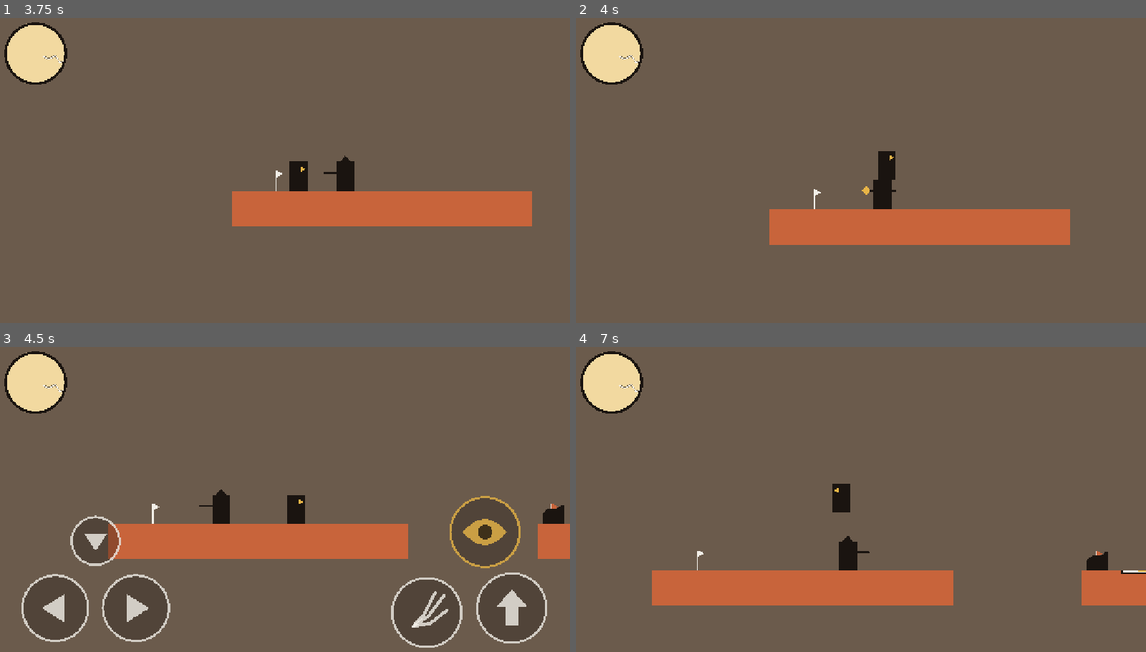
Above: before the commit, frames 1-4 (two rows, left to right).
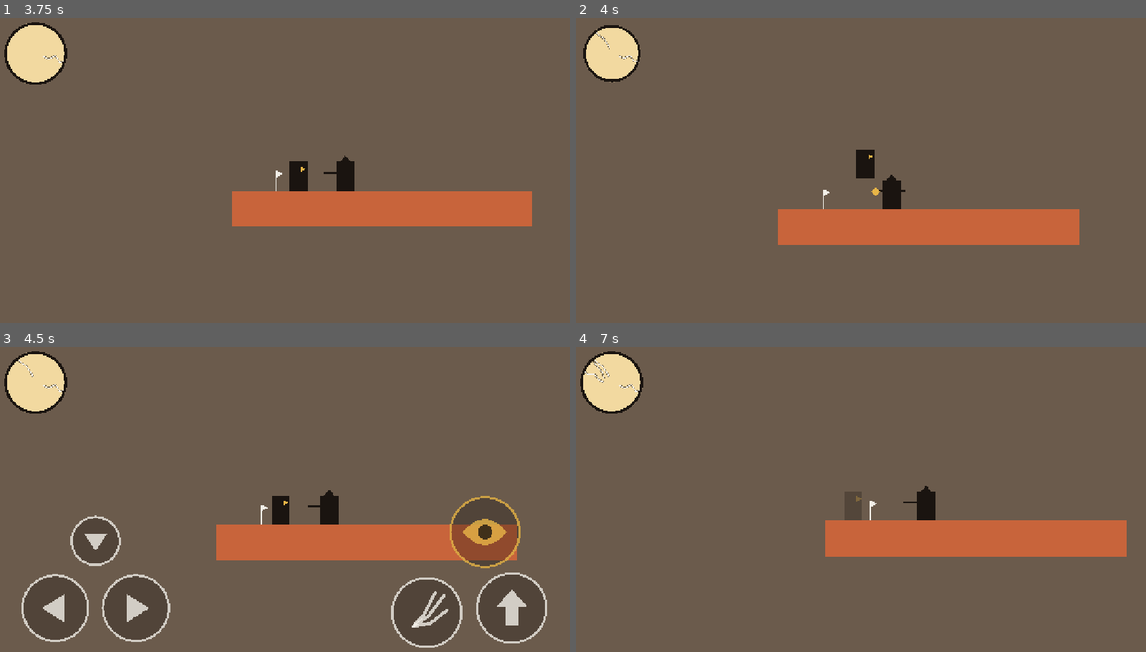
Above: after the commit, the same moments.

Repository: sphilius/medusas-price
Game: Godot game, scene res://scenes/test_room.tscn
The game is run twice, just before and just after one commit, with the same random seed, the same clock (stepped at 60 frames per second) and the same inputs.
Inputs (mouse positions are in pixels of both pictures, inside the frame that each line leads up to):
- Up to frame 1 (3.75 s): tap Enter at 0.5 s; move the mouse to (410, 161) at 0.52 s; hold D (move_right) 0.53-1.25 s; hold Shift (run) 0.53-1.25 s; click (410, 161) at 0.67 s; tap Space (jump) at 0.77, 1.07 s; tap J (whip) at 0.8 s; drag from (171, 191) to (307, 228) at 1.27 s; move the mouse to (342, 106) at 2.02 s; hold A (move_left) 2.03-2.75 s; hold Space (jump) 2.03-2.75 s; tap Shift (run) at 2.3 s; drag from (256, 240) to (114, 127) at 2.77 s; move the mouse to (456, 225) at 3.52 s; hold D (move_right) from 3.53 s (still down); hold Shift (run) from 3.53 s (still down)
- Up to frame 2 (4 s): keep holding D (move_right); keep holding Shift (run); tap Space (jump) at 3.77, 3.8 s
- Up to frame 3 (4.5 s): tap Space (jump) at 4.07 s; release D (move_right) at 4.25 s; release Shift (run) at 4.25 s; drag from (114, 456) to (319, 511) at 4.27 s
- Up to frame 4 (7 s): move the mouse to (889, 505) at 5.02 s; hold D (move_right) 5.03-5.75 s; hold Shift (run) 5.03-5.75 s; click (889, 505) at 5.17 s; tap J (whip) at 5.3 s; drag from (775, 423) to (798, 502) at 5.77 s; move the mouse to (986, 490) at 6.52 s; hold A (move_left) from 6.53 s (still down); hold Space (jump) from 6.53 s (still down); tap Shift (run) at 6.8 s

Frame 1 is identical in both runs. In frame 2, 1.9% of the frame differs, in the area x 0-89%, y 1-75%; in frame 3, 6.2%; in frame 4, 15%, in the area x 1-100%, y 4-85%.

Commit message:
Make enemy bodies solid and hurt Medusa on touch
Running past a hoplite or leaper now stops her and costs a crack; a
replacement leaper waits until she is clear of its spawn point.

Co-Authored-By: Claude Opus 5.5 <noreply@anthropic.com>

Diff:
--- a/autoload/balance.gd
+++ b/autoload/balance.gd
@@ -257,6 +257,13 @@
 ## Half the standing enemy body width / height (px), the ledge probe's origin.
 const ENEMY_HALF_WIDTH: float = 20.0
 const ENEMY_HALF_HEIGHT: float = 32.0
+## Enemy bodies are solid to Medusa (she can't run through them) and touching one hurts.
+## The touch zone is the body grown by this many px on every side, so a body pressed
+## flat against hers still counts as touching. A whip-staggered enemy blocks but is harmless.
+const ENEMY_CONTACT_MARGIN: float = 2.0
+## A replacement leaper (owed after a pit fall) waits until Medusa is at least this many
+## BL from its spawn point, so it never appears inside her.
+const LEAPER_RESPAWN_CLEARANCE_BL: float = 2.0
 ## Size (px) of the hoplite's gold wind-up glint.
 const HOPLITE_GLINT_SIZE: float = 10.0
 ## Hoplite art geometry, matching scenes/enemies/hoplite.tscn: the Glint
--- a/scenes/enemies/leaper.tscn
+++ b/scenes/enemies/leaper.tscn
@@ -1,12 +1,9 @@
-[gd_scene load_steps=4 format=3]
+[gd_scene load_steps=3 format=3]
 
 [ext_resource type="Script" path="res://scripts/leaper.gd" id="1_leaper"]
 
 [sub_resource type="RectangleShape2D" id="Shape_body"]
 size = Vector2(48, 40)
-
-[sub_resource type="RectangleShape2D" id="Shape_contact"]
-size = Vector2(52, 44)
 
 [node name="Leaper" type="CharacterBody2D"]
 collision_layer = 4
@@ -24,10 +21,3 @@
 
 [node name="Head" type="Polygon2D" parent="Visual"]
 polygon = PackedVector2Array(8, -14, 22, -22, 24, -8, 12, -4)
-
-[node name="ContactHitbox" type="Area2D" parent="."]
-collision_layer = 0
-collision_mask = 2
-
-[node name="Shape" type="CollisionShape2D" parent="ContactHitbox"]
-shape = SubResource("Shape_contact")
--- a/scenes/player.tscn
+++ b/scenes/player.tscn
@@ -9,7 +9,7 @@
 
 [node name="Player" type="CharacterBody2D"]
 collision_layer = 2
-collision_mask = 9
+collision_mask = 13
 script = ExtResource("1_player")
 
 [node name="CollisionShape2D" type="CollisionShape2D" parent="."]
--- a/scripts/enemy_base.gd
+++ b/scripts/enemy_base.gd
@@ -3,6 +3,8 @@
 ## (tinted from black toward marble white), petrification into a Statue, and
 ## removal when it falls into a pit, and the whip's stagger + knockback. Enemies
 ## have no hp: they die only by petrify() or falling.
+## Bodies are solid to Medusa both ways (she masks enemies, enemies mask her), and a
+## ContactHitbox built in _ready lets subclasses hurt her on touch (check_contact).
 ## Expects a child Node2D named "Visual" holding the art. Placeholder art is drawn
 ## white so Visual.modulate alone sets its color.
 class_name Enemy
@@ -36,15 +38,50 @@
 ## The art. Flipped for facing, tinted for gaze progress, handed to the Statue.
 @onready var visual: Node2D = $Visual
 
+## Touch zone around the body (built in _ready); check_contact() reads it.
+var _contact: Area2D = null
 
+
+## _ready runs once when the enemy enters the scene tree (after its children are
+## ready). Subclasses that override it must call super._ready() first.
 func _ready() -> void:
 	collision_layer = Balance.PHYS_ENEMIES
-	collision_mask = Balance.PHYS_WORLD | Balance.PHYS_STATUES
+	# Masking the player too makes the block two-way: an enemy walking into a standing
+	# Medusa stops against her instead of sliding inside her body.
+	collision_mask = Balance.PHYS_WORLD | Balance.PHYS_STATUES | Balance.PHYS_PLAYER
 	gaze_hold_time = Balance.GAZE_HOLD_EYE_SHADING if eye_shading else Balance.GAZE_HOLD
 	visual.modulate = Balance.COLOR_BLACK
 	var body := get_node_or_null("CollisionShape2D") as CollisionShape2D
 	if body and body.shape is RectangleShape2D:
 		half_size = (body.shape as RectangleShape2D).size * 0.5
+	_build_contact_area()
+
+
+## An Area2D a little bigger than the body. Solid bodies never overlap, so an area the
+## exact body size would miss a touch; the margin catches bodies pressed together.
+func _build_contact_area() -> void:
+	_contact = Area2D.new()
+	_contact.name = "ContactHitbox"
+	_contact.collision_layer = 0  # detects only; nothing detects it
+	_contact.collision_mask = Balance.PHYS_PLAYER
+	var shape := RectangleShape2D.new()
+	shape.size = (half_size + Vector2.ONE * Balance.ENEMY_CONTACT_MARGIN) * 2.0
+	var holder := CollisionShape2D.new()
+	holder.shape = shape
+	_contact.add_child(holder)
+	add_child(_contact)
+
+
+## Subclasses call this after move_and_slide(): touching Medusa costs her a crack and
+## knocks her back (her invulnerable window stops repeat hits). Staggered enemies and
+## statues never hurt. The hit names this enemy's type, e.g. "hoplite".
+func check_contact() -> void:
+	if _petrified or is_staggered():
+		return
+	for node in _contact.get_overlapping_bodies():
+		if node is Player:
+			Events.player_hit.emit(Balance.CRACKS_HIT, enemy_type, global_position)
+			return
 
 
 ## Gravity, plus removal once far below the level. Subclasses call this first
--- a/scripts/hoplite.gd
+++ b/scripts/hoplite.gd
@@ -3,6 +3,7 @@
 ## HOPLITE_NOTICE_BL on the same level, walks toward her, and at spear range
 ## winds up (spear drawn back, gold glint) then thrusts. A thrust that touches
 ## the player emits Events.player_hit(1, "hoplite"). Never walks off a ledge.
+## His body blocks her, and touching it hurts too (Enemy.check_contact).
 extends Enemy
 
 enum State { PATROL, CHASE, WINDUP, THRUST, RECOVER }
@@ -48,6 +49,7 @@
 		State.THRUST: _thrust(delta)
 		State.RECOVER: _recover(delta)
 	move_and_slide()
+	check_contact()
 
 
 func _patrol() -> void:
--- a/scripts/leaper.gd
+++ b/scripts/leaper.gd
@@ -12,8 +12,6 @@
 ## Seconds airborne in the current leap (landing only counts after a minimum).
 var _air_time: float = 0.0
 
-@onready var _contact: Area2D = $ContactHitbox
-
 
 func _physics_process(delta: float) -> void:
 	apply_gravity(delta)
@@ -25,7 +23,7 @@
 		State.LEAP: _leap(delta)
 		State.RECOVER: _recover(delta)
 	move_and_slide()
-	_check_contact()
+	check_contact()  # shared with every enemy, see Enemy.check_contact
 
 
 func _wait() -> void:
@@ -84,11 +82,3 @@
 	if state == State.LEAP:
 		state = State.RECOVER
 		_timer = Balance.LEAPER_RECOVERY
-
-
-## Touching the player hurts. (Her invulnerability stops repeat hits.)
-func _check_contact() -> void:
-	for body in _contact.get_overlapping_bodies():
-		if body is Player:
-			Events.player_hit.emit(Balance.CRACKS_HIT, &"leaper", global_position)
-			return
--- a/scripts/test_room.gd
+++ b/scripts/test_room.gd
@@ -11,6 +11,10 @@
 
 ## Where the room's leaper starts (taken from the scene).
 var _leaper_home: Vector2 = Vector2.ZERO
+## True when a replacement leaper is owed but Medusa is standing on its spawn point
+## (the far safe ledge sits right there). Spawning on top of her would shove her body
+## toward the gap and hurt her, so it waits until she has stepped clear.
+var _leaper_pending: bool = false
 ## Debug-only F10 test image, made in code on the first success (null until then).
 var _ai_debug_sprite: Sprite2D = null
 
@@ -22,9 +26,23 @@
 		AIClient.completed.connect(_on_ai_completed)
 
 
+## Events.player_fell (a signal on the Events autoload) fires on every pit fall. The
+## Player's own handler already moved her to the safe ledge, so here we only note that
+## the room owes a leaper; _physics_process decides when it is safe to spawn it.
 func _on_player_fell(_where: Vector2) -> void:
-	if _has_leaper():
+	if not _has_leaper():
+		_leaper_pending = true
+
+
+## Spawn an owed leaper once Medusa is clear of its spawn point. A cheap check each
+## physics frame, and only while one is owed (almost never).
+func _physics_process(_delta: float) -> void:
+	if not _leaper_pending:
 		return
+	var player := get_node_or_null("Player") as Node2D
+	if player and player.global_position.distance_to(_leaper_home) < Balance.LEAPER_RESPAWN_CLEARANCE_BL * Balance.BL:
+		return
+	_leaper_pending = false
 	var leaper: Node2D = LEAPER_SCENE.instantiate()
 	leaper.name = "Leaper"
 	leaper.position = _leaper_home
--- /dev/null
+++ b/tools/sim_contact.gd
@@ -0,0 +1,144 @@
+## sim_contact.gd - dev-only headless check (scene: tools/sim_contact.tscn).
+## Enemy bodies are solid and hurt on touch: Medusa running at a hoplite stops against
+## him (never ends up past him) and takes one hit named "hoplite"; a whip-staggered
+## hoplite still blocks but is harmless; jumping cleanly over one costs nothing; and a
+## petrified hoplite (a statue) never hurts.
+extends Node
+
+## Player center y standing on the near ledge of the graybox.
+const STAND_Y: float = 568.0
+## Hoplite1 in scenes/test_room.tscn stands here on the near ledge.
+const HOPLITE_X: float = 470.0
+
+var _room: Node
+var _player: Player
+var _hop: Enemy
+var _hits: Array = []
+var _failures: int = 0
+
+
+func _ready() -> void:
+	# Lambdas (func(...): ...) let us connect a signal without writing a named method.
+	Events.player_hit.connect(func(c: int, s: StringName, _p: Vector2) -> void: _hits.append([c, s]))
+	await _test_run_into_hoplite()
+	await _test_staggered_blocks_but_harmless()
+	await _test_statue_never_hurts()
+	print("sim_contact: %s" % ("ALL PASS" if _failures == 0 else "%d FAILED" % _failures))
+	get_tree().quit(_failures)
+
+
+## Hold right from 3 BL away. The hoplite would stab her at spear range, so his AI is
+## off (see _fresh_room) to test the body alone: he stands still, only contact hurts.
+func _test_run_into_hoplite() -> void:
+	await _fresh_room()
+	_place_player(Vector2(_hop.global_position.x - 3.0 * Balance.BL, STAND_Y))
+	_hits.clear()
+	Input.action_press("move_right")
+	var furthest: float = _player.global_position.x
+	for i in 60:
+		await get_tree().physics_frame
+		furthest = maxf(furthest, _player.global_position.x)
+	Input.action_release("move_right")
+	# Her right edge may touch his left edge, but her center must stay left of his body.
+	var his_left: float = _hop.global_position.x - Balance.ENEMY_HALF_WIDTH
+	_check("blocked: she never got past his body (furthest x %.0f, his left edge %.0f)" % [furthest, his_left], \
+			furthest < his_left)
+	# Holding right into him keeps hurting once her 1 s invulnerability runs out, so a
+	# second hit at the very end is fine; the first must be a 1-crack hoplite touch.
+	_check("touching him hurts: first hit is 1 crack named hoplite (%s)" % str(_hits), \
+			_hits.size() >= 1 and _hits[0] == [Balance.CRACKS_HIT, &"hoplite"])
+	_check("at most one hit per invulnerable window (%d in 1 s)" % _hits.size(), _hits.size() <= 2)
+	_check("she was knocked back into HURT", _player.state == Player.State.HURT \
+			or _player.global_position.x < furthest - 1.0)
+
+
+## Whip-staggered enemies still block, but touching one is free.
+func _test_staggered_blocks_but_harmless() -> void:
+	await _fresh_room()
+	_hits.clear()
+	_hop.whip_hit(1)  # knocked right, away from her
+	await _frames(6)
+	_place_player(Vector2(_hop.global_position.x - Balance.ENEMY_HALF_WIDTH * 2.0, STAND_Y))
+	Input.action_press("move_right")
+	var furthest: float = _player.global_position.x
+	for i in 10:
+		await get_tree().physics_frame
+		furthest = maxf(furthest, _player.global_position.x)
+	Input.action_release("move_right")
+	_check("staggered hoplite still blocks (furthest %.0f, hoplite %.0f)" % [furthest, _hop.global_position.x], \
+			furthest < _hop.global_position.x)
+	_check("staggered hoplite is harmless (%s)" % str(_hits), _hits.is_empty())
+
+
+## A statue is a platform, not an enemy: standing against one costs nothing.
+func _test_statue_never_hurts() -> void:
+	await _fresh_room()
+	_hop.petrify()
+	await _frames(30)  # hit-stop and swap
+	_hits.clear()
+	_place_player(Vector2(HOPLITE_X - Balance.BL, STAND_Y))
+	Input.action_press("move_right")
+	await _frames(30)
+	Input.action_release("move_right")
+	_check("pushing against a hoplite statue never hurts (%s)" % str(_hits), _hits.is_empty())
+
+
+# ---------------------------------------------------------------------------
+
+## Keep the hoplite's physics (gravity, check_contact through a stand-in loop) but stop
+## his AI, so he neither walks nor thrusts. We drive his frame ourselves below.
+func _freeze_hoplite_ai() -> void:
+	_hop.set_physics_process(false)
+	# A stand-in physics loop: gravity, stagger slide, move, contact. No AI or spear.
+	get_tree().physics_frame.connect(_hoplite_body_only)
+
+
+## Runs once per physics frame (connected to the SceneTree's physics_frame signal) in
+## place of the hoplite's own _physics_process: body physics and contact, no AI.
+func _hoplite_body_only() -> void:
+	if not is_instance_valid(_hop):
+		return
+	var delta: float = get_physics_process_delta_time()
+	_hop.apply_gravity(delta)
+	if not _hop.tick_stagger(delta):
+		_hop.velocity.x = 0.0
+	_hop.move_and_slide()
+	_hop.check_contact()
+
+
+## Throw away the current room and load a fresh copy of the graybox.
+func _fresh_room() -> void:
+	if get_tree().physics_frame.is_connected(_hoplite_body_only):
+		get_tree().physics_frame.disconnect(_hoplite_body_only)
+	if is_instance_valid(_room):
+		_room.queue_free()
+	await _frames(2)
+	_room = load("res://scenes/test_room.tscn").instantiate()
+	add_child(_room)
+	_player = _room.get_node("Player")
+	_hop = _room.get_node("Hoplite1")
+	# Freeze his AI at once, before he can notice her and walk off his spot.
+	_freeze_hoplite_ai()
+	await _frames(5)
+	# Wait out any invulnerability left from the previous test's hit.
+	await _frames(int(Balance.PLAYER_INVULN_TIME * Engine.physics_ticks_per_second) + 5)
+
+
+## Put Medusa at pos, standing still and facing right.
+func _place_player(pos: Vector2) -> void:
+	_player.global_position = pos
+	_player.velocity = Vector2.ZERO
+	_player.facing = 1
+
+
+## Wait n physics frames. `await` pauses this function until each signal fires.
+func _frames(n: int) -> void:
+	for i in n:
+		await get_tree().physics_frame
+
+
+## Print PASS/FAIL for one condition and count failures (the exit code).
+func _check(label: String, ok: bool) -> void:
+	print("%s: %s" % ["PASS" if ok else "FAIL", label])
+	if not ok:
+		_failures += 1
--- /dev/null
+++ b/tools/sim_contact.tscn
@@ -0,0 +1,6 @@
+[gd_scene load_steps=2 format=3]
+
+[ext_resource type="Script" path="res://tools/sim_contact.gd" id="1"]
+
+[node name="Sim" type="Node"]
+script = ExtResource("1")
--- a/tools/sim_portrait.gd
+++ b/tools/sim_portrait.gd
@@ -110,7 +110,12 @@
 	_check("pit fall is logged", RunLedger.events_of("pit").size() == pits_before + 1)
 	_check("pit fall puts her back on the last safe ledge (at %s)" % str(_player.global_position), \
 			absf(_player.global_position.x - FAR_LEDGE_X) < 4.0 and absf(_player.global_position.y - STAND_Y) < 8.0)
-	_check("a leaper is back for the wasted one", _count_leapers() == 1)
+	# She respawned on the leaper's spawn point: no leaper may appear inside her body...
+	_check("no replacement leaper appears on top of her", _count_leapers() == 0)
+	# ...but once she walks away the room owes one and gets it.
+	_place_player(Vector2(FAR_LEDGE_X + 4.0 * Balance.BL, STAND_Y))
+	await _frames(3)
+	_check("a leaper is back for the wasted one once she steps clear", _count_leapers() == 1)
 	_place_player(Vector2(PIT_X, 900.0))
 	await _frames(10)
 	_check("a room with a live leaper does not grow a second", _count_leapers() == 1)
